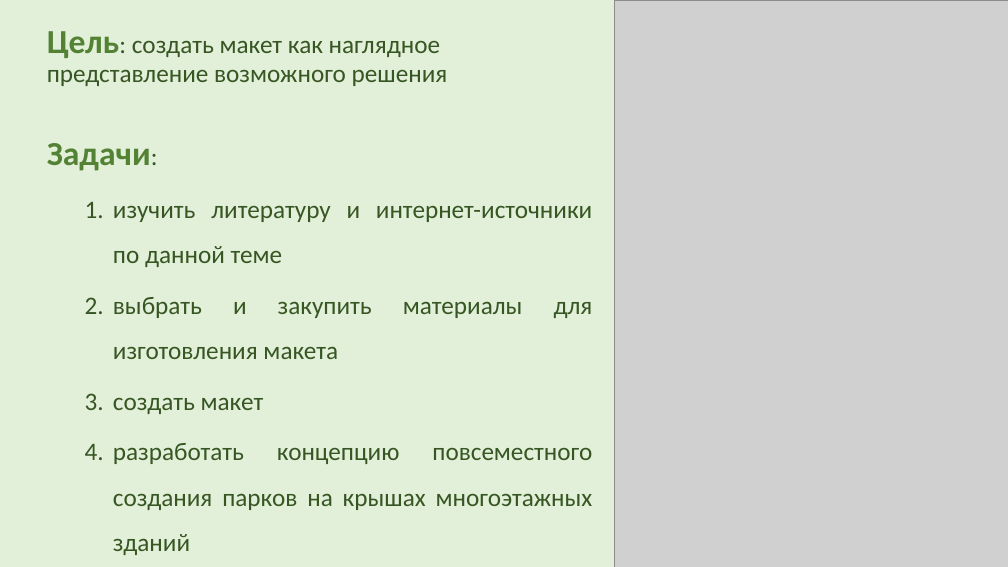
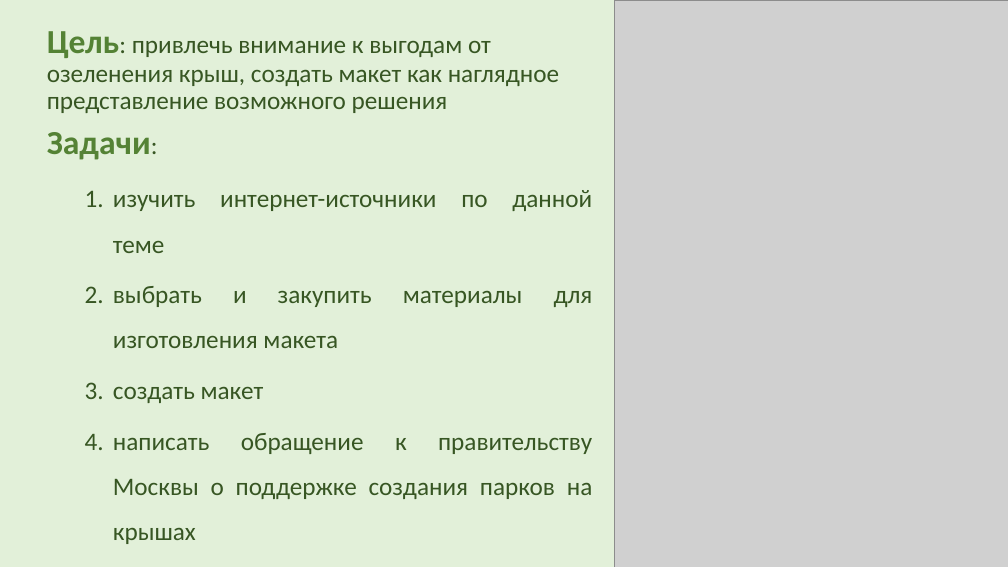
Before and after one commit to AkulinaDN/RoofPark, a slide deck: slide 3 of 10б Неумойчева презентация.pptm. Drawn at 1008x567 pixels with LibreOffice and Linux fonts; fonts in the diff are those of the drawing; grey boxes stand for pictures. Boxes give left, top, right and bottom in pixels: in the first picture for what was removed or moved away, otherwise in the second. Text is boxed around its words. In the diff, an @@ line names an element or a change of style, - is before the commit and + after.

Commit message:
Уточнение целей, развитие макета

```diff
--- a/10б Неумойчева презентация.pptm
+++ b/10б Неумойчева презентация.pptm
@@ text at (47, 31, 559, 113): text changed @@
-Цель: создать макет как наглядное представление возможного решения
+Цель: привлечь внимание к выгодам от озеленения крыш, создать макет как наглядное представление возможного решения
@@ text at (113, 190, 592, 253): text changed @@
-  1. изучить литературу и интернет-источники по данной теме
+  1. изучить интернет-источники по данной теме
@@ text at (113, 433, 593, 544): text changed @@
-  4. разработать концепцию повсеместного создания парков на крышах многоэтажных зданий
+  4. написать обращение к правительству Москвы о поддержке создания парков на крышах
```
Also in this commit, not shown: 1 slide added, 1 slide removed, 3 other files.
